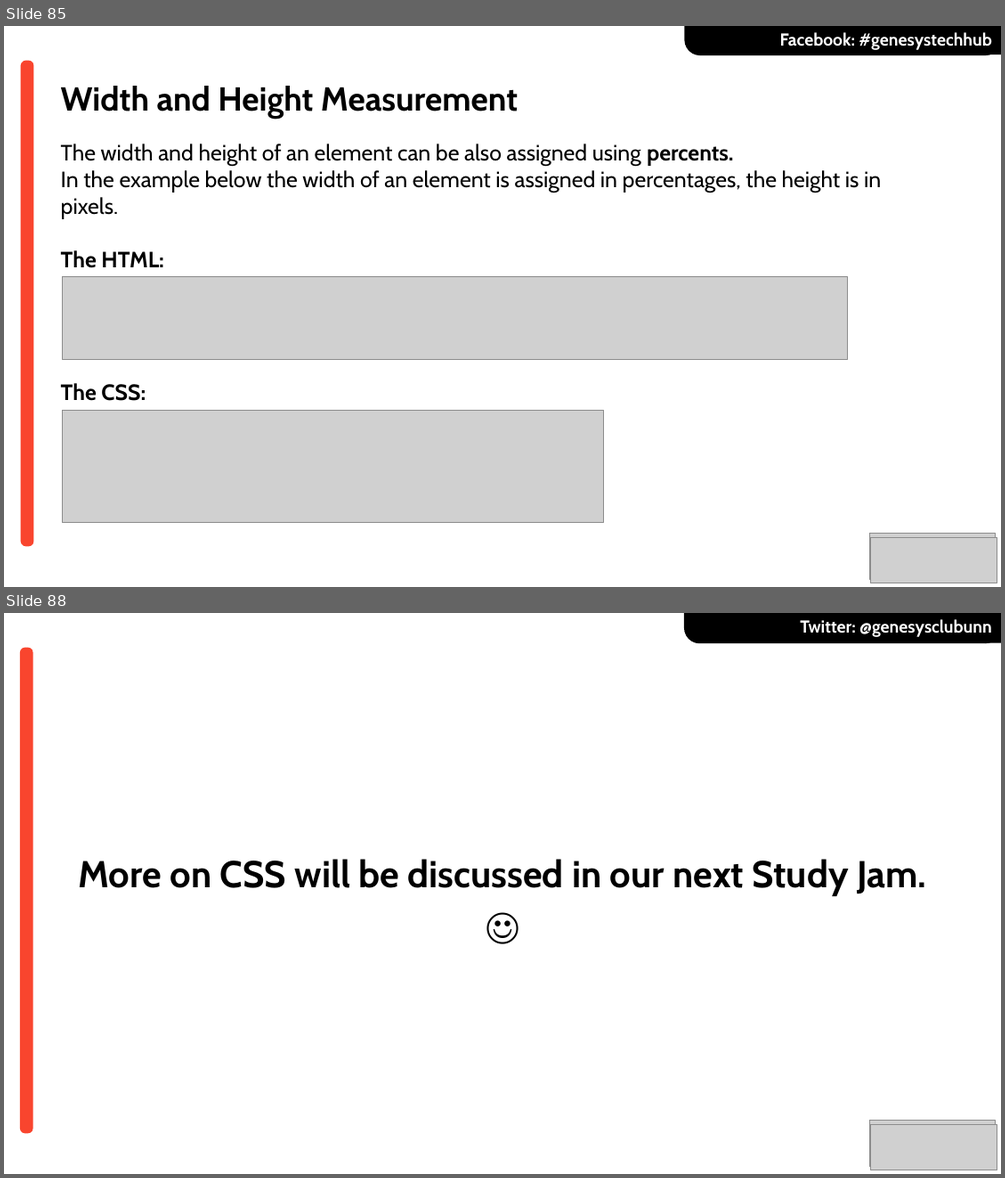
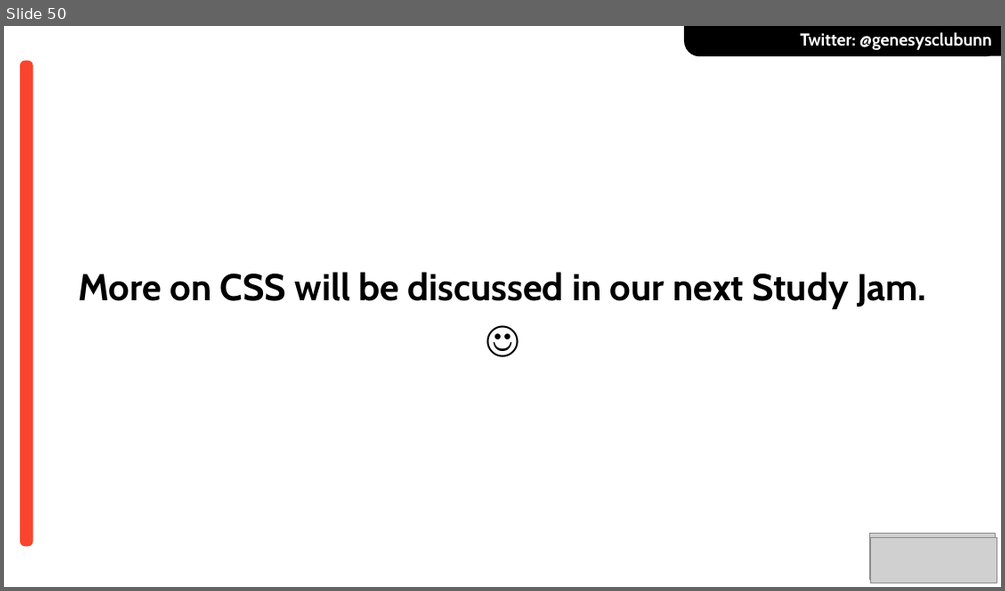
Before and after one commit to power-f-GOD/genesyscampusclub-unn, a slide deck: slides/Web101_Intro-HTML5-CSS3---19-10-2019.pptx. Shown one above the other, each under a label of ours: slides 85 and 88 before the commit, slide 50 after it; the slides between them are not shown. The pictures are 1005x1178 and 1005x591 pixels, drawn with LibreOffice and Linux fonts; fonts in the diff are those of the drawing; grey boxes stand for pictures; background and template pictures are left out. Boxes give left, top, right and bottom in pixels: in the first picture for what was removed or moved away, otherwise in the second. Text is boxed around its words. In the diff, an @@ line names an element or a change of style, - is before the commit and + after.

```diff
--- a/slides/Web101_Intro-HTML5-CSS3---19-10-2019.pptx
+++ b/slides/Web101_Intro-HTML5-CSS3---19-10-2019.pptx
@@ slide 85 removed at (x1=4, y1=26, x2=1001, y2=587), background picture (left out) @@
@@ round same rect removed at (x1=684, y1=26, x2=1001, y2=55) @@
@@ text removed at (x1=780, y1=32, x2=991, y2=50) @@
-Facebook: #genesystechhub
@@ round same rect removed at (x1=856, y1=26, x2=1001, y2=54) @@
@@ rounded rectangle removed at (x1=20, y1=61, x2=33, y2=547) @@
@@ text removed at (x1=61, y1=86, x2=518, y2=118) @@
-Width and Height Measurement
@@ text removed at (x1=61, y1=143, x2=881, y2=401) @@
-The width and height of an element can be also assigned using percents.
-In the example below the width of an element is assigned in percentages, the height is in pixels.
-The HTML:
-The CSS:
@@ picture removed at (x1=63, y1=276, x2=848, y2=360) @@
@@ picture removed at (x1=63, y1=410, x2=603, y2=523) @@
@@ picture removed at (x1=869, y1=533, x2=995, y2=579) @@
@@ picture removed at (x1=870, y1=537, x2=996, y2=583) @@
@@ what was slide 88 is now slide 50 @@
```
Also in this commit, not shown: 38 other slides removed, 1 other file.
